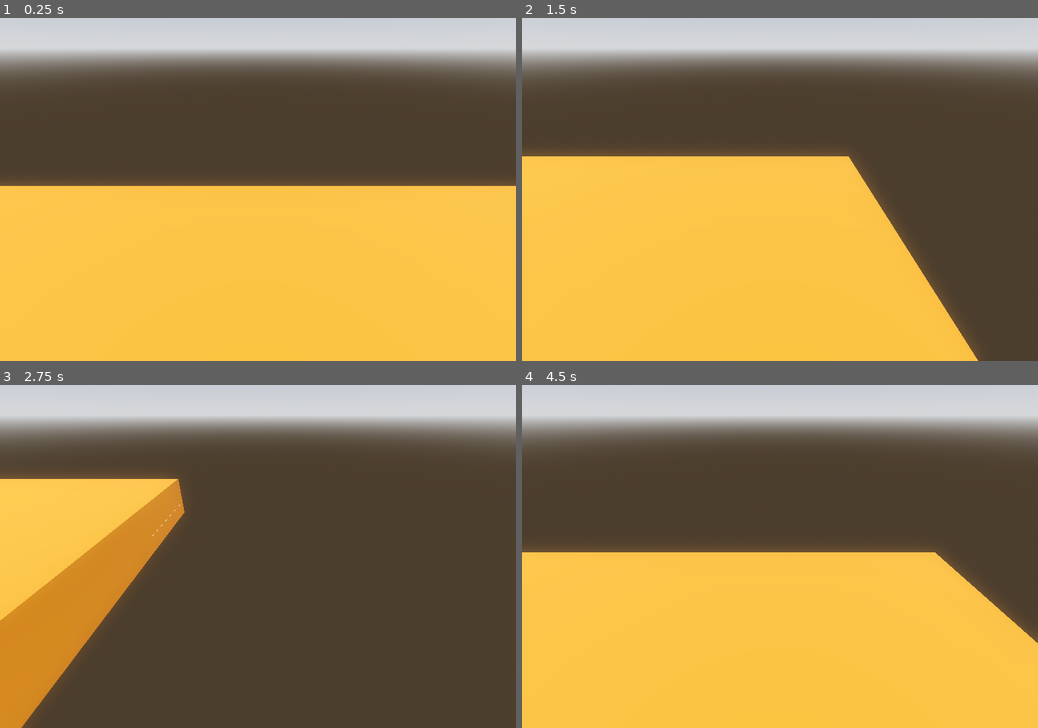
Above: before the commit, frames 1-4 (two rows, left to right).
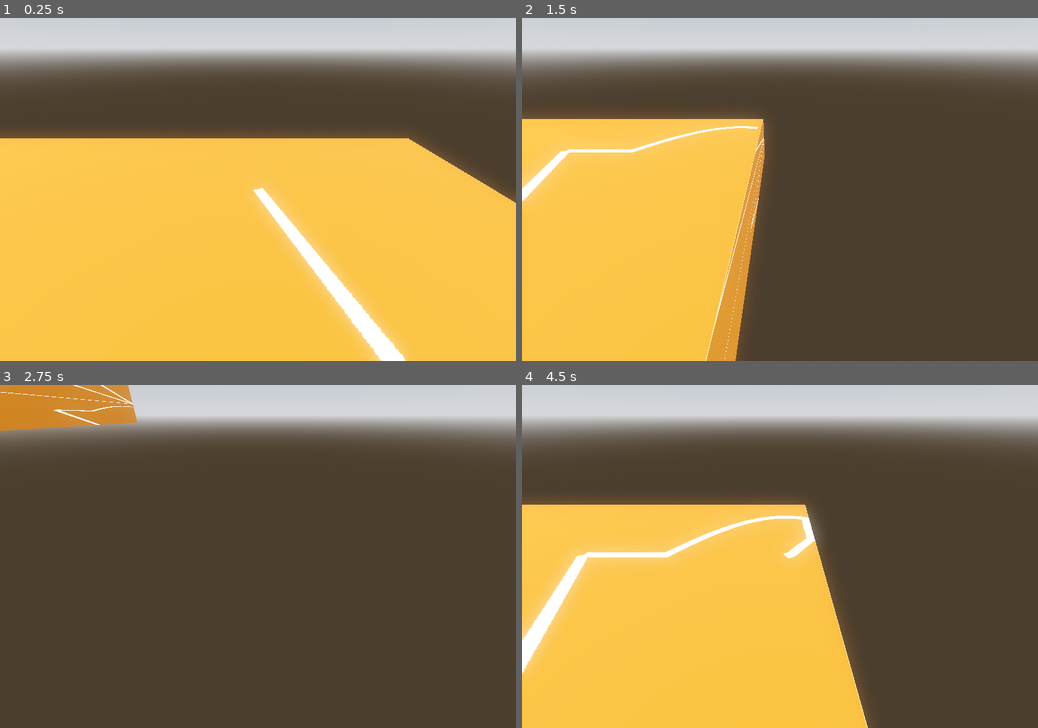
Above: after the commit, the same moments.

Repository: smkillerz777-star/Magia-Infinita
Game: Godot game, scene res://scenes/3d_main_game.tscn
The game is run twice, just before and just after one commit, with the same random seed, the same clock (stepped at 60 frames per second) and the same inputs.
Inputs (mouse positions are in pixels of both pictures, inside the frame that each line leads up to):
- Up to frame 1 (0.25 s): no input
- Up to frame 2 (1.5 s): tap Enter at 0.5 s; move the mouse to (893, 172) at 0.52 s; press the mouse at (893, 172) at 0.53 s; hold D (right) 0.53-1.28 s; tap Space (jump) at 0.77 s; move the mouse to (676, 206) at 1.27 s; release the mouse at (676, 206) at 1.28 s; hold S (backward) from 1.28 s (still down); tap Alt at 1.35 s
- Up to frame 3 (2.75 s): tap Space (jump) at 1.52 s; move the mouse to (309, 481) at 2.02 s; release S (backward) at 2.03 s; hold D (right) from 2.03 s (still down); tap Shift at 2.1 s
- Up to frame 4 (4.5 s): move the mouse to (754, 625) at 2.77 s; release D (right) at 2.78 s; hold W (forward) 2.78-3.53 s; click (754, 625) at 2.85 s; tap Space (jump) at 3.02, 3.77 s; move the mouse to (934, 607) at 3.52 s; hold A (left) from 3.53 s (still down); tap Alt at 3.6 s; move the mouse to (625, 505) at 4.27 s; tap Shift at 4.35 s

The runs differ from the first frame. In frame 1, 16% of the frame differs, in the area x 0-100%, y 34-100%; in frame 2, 28%; in frame 3, 19%; in frame 4, 28%, in the area x 0-100%, y 33-100%.

Commit message:
added drawing function in main_game_3d
now as the player moves the lines get automatically drawn now the i will use the function main_game here

Diff:
--- a/magia-infinita/scenes/3d_main_game.tscn
+++ b/magia-infinita/scenes/3d_main_game.tscn
@@ -23,7 +23,8 @@
 [sub_resource type="StandardMaterial3D" id="StandardMaterial3D_tl65b"]
 resource_local_to_scene = true
 albedo_texture = SubResource("ViewportTexture_nxbvb")
-uv1_scale = Vector3(3, 3, 1)
+uv1_offset = Vector3(1.5, 0, 1.5)
+uv1_triplanar = true
 
 [sub_resource type="BoxMesh" id="BoxMesh_nxbvb"]
 material = SubResource("StandardMaterial3D_tl65b")
@@ -45,9 +46,10 @@
 shadow_enabled = true
 
 [node name="player" parent="." unique_id=300467718 instance=ExtResource("1_nxbvb")]
-transform = Transform3D(1, 0, 0, 0, 1, 0, 0, 0, 1, 0, 0, -2.1992178)
+transform = Transform3D(1, 0, 0, 0, 1, 0, 0, 0, 1, 6.6737785, 0, 4.8212805)
 
 [node name="floor" type="StaticBody3D" parent="." unique_id=582151465]
+transform = Transform3D(1, 0, 0, 0, 1, 0, 0, 0, 1, 5, 0, 5)
 
 [node name="mesh" type="MeshInstance3D" parent="floor" unique_id=1454825285]
 transform = Transform3D(10, 0, 0, 0, 1, 0, 0, 0, 10, 0, -1.5153767, 0)
@@ -70,3 +72,12 @@
 grow_horizontal = 2
 grow_vertical = 2
 theme_override_styles/panel = SubResource("StyleBoxFlat_tl65b")
+
+[node name="Line2D" type="Line2D" parent="SubViewport" unique_id=1973520331]
+points = PackedVector2Array(0, 0, 720, 720)
+
+[node name="Line2D2" type="Line2D" parent="SubViewport" unique_id=234475778]
+points = PackedVector2Array(0, 0, 0, 720)
+
+[node name="Line2D3" type="Line2D" parent="SubViewport" unique_id=554354415]
+points = PackedVector2Array(720, 720, 0, 720)
--- a/magia-infinita/scripts/3d_main_game.gd
+++ b/magia-infinita/scripts/3d_main_game.gd
@@ -2,14 +2,16 @@
 var i = 1
 func _ready() -> void:
 	var mat = $floor/mesh.get_active_material(0) as StandardMaterial3D
+	$SubViewport.add_child(Line2D.new())
 	if(mat):
 		mat.albedo_texture = $SubViewport.get_texture()
 		pass
 func _process(delta: float) -> void:
 	#$SubViewport/ColorRect.color.r = (1+int($SubViewport/ColorRect.color.r))%255
 	#var mat = $floor/mesh.get_active_material(0) as StandardMaterial3D
-	$SubViewport.add_child(Line2D.new())
-	var line = $SubViewport.get_child(i) as Line2D
-	line.add_point(Vector2(720-i,720))
-	line.add_point(Vector2(719-i,720))
-	i+=1
+	if($player/view/ray.is_colliding()):
+		#$SubViewport.add_child(Line2D.new())
+		print(Vector2($player/view/ray.get_collision_point().x,$player/view/ray.get_collision_point().z))
+		var line = $SubViewport.get_child(i) as Line2D
+		line.add_point(Vector2($player/view/ray.get_collision_point().x,$player/view/ray.get_collision_point().z)*72)
+		#i+=1
